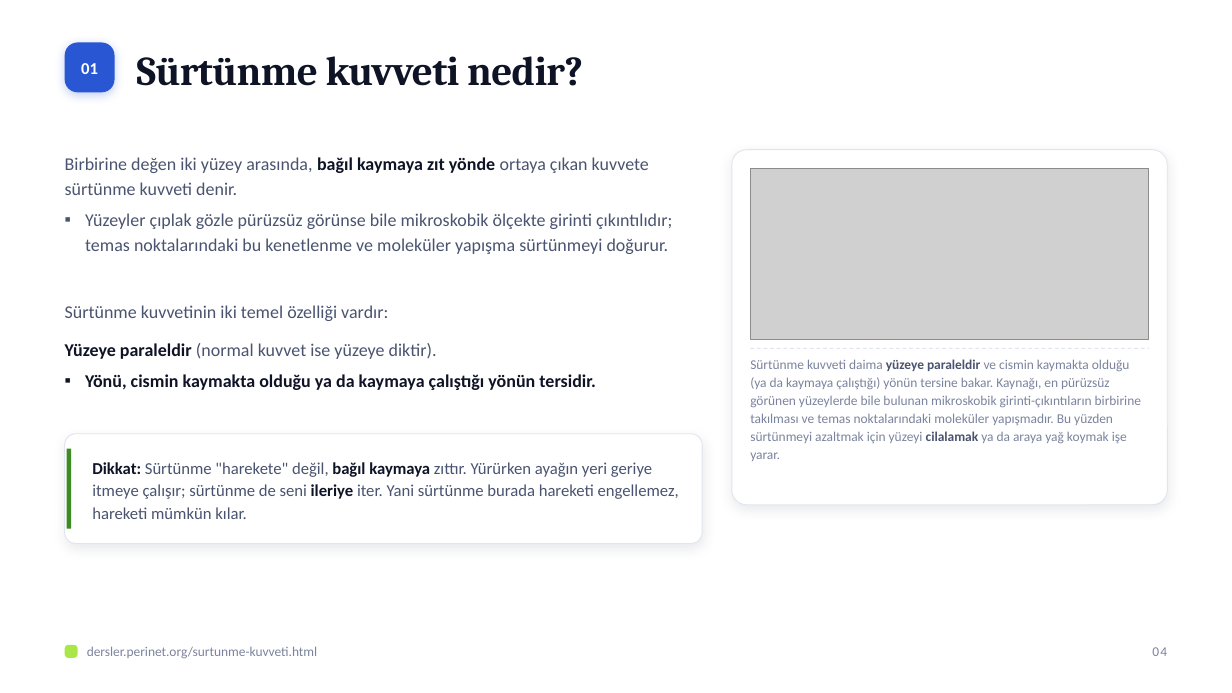
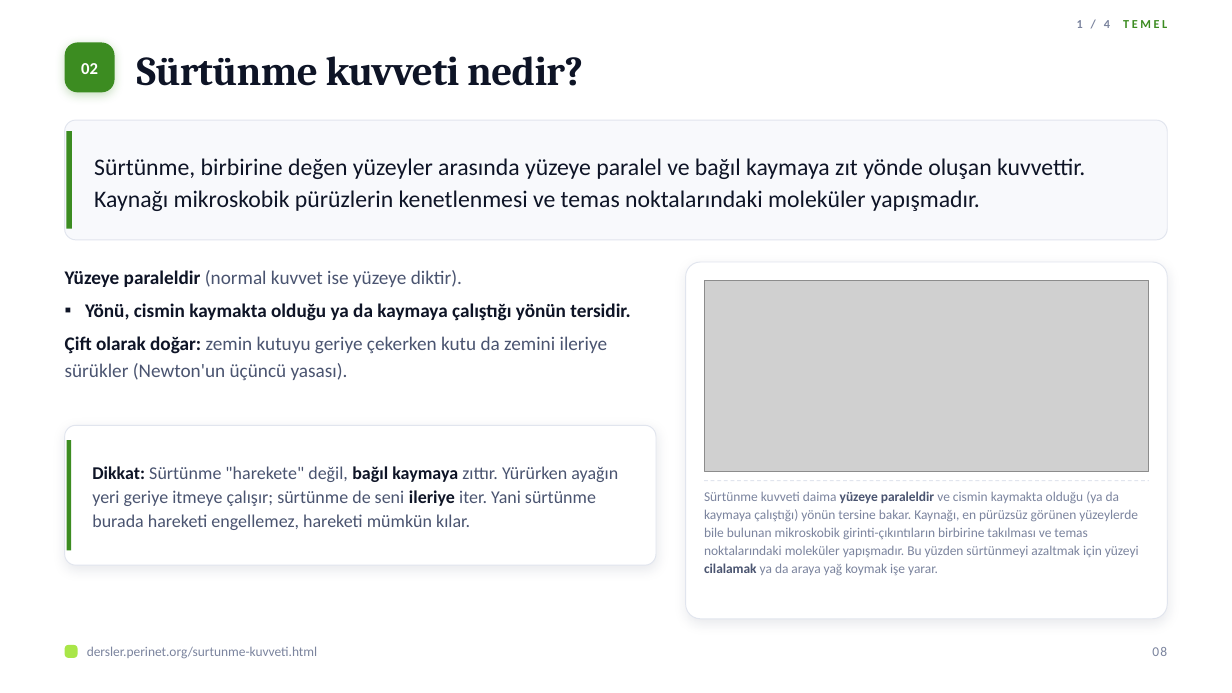
Before and after one commit to elestirmen/dersler, a slide deck: slide 8 of dist/sunum/surtunme-kuvveti.pptx (slide 4 before the commit). Drawn at 1232x693 pixels with LibreOffice and Linux fonts; fonts in the diff are those of the drawing; grey boxes stand for pictures. Boxes give left, top, right and bottom in pixels: in the first picture for what was removed or moved away, otherwise in the second. Text is boxed around its words. In the diff, an @@ line names an element or a change of style, - is before the commit and + after.

```diff
--- a/dist/sunum/surtunme-kuvveti.pptx
+++ b/dist/sunum/surtunme-kuvveti.pptx
@@ text added at [1077, 20, 1167, 28], 9.5 pt, text #3C8C21, bold @@
+1 / 4 TEMEL
@@ rounded rectangle at [65, 43, 115, 92]: fill #2957D4 to #3C8C21; shadow changed @@
@@ text at [81, 63, 98, 74]: text changed @@
-01
+02
@@ rounded rectangle added at [65, 120, 1167, 240], fill #F8F9FC, outline #E1E5EE 0.75 pt @@
@@ rectangle added at [67, 131, 72, 229], fill #3C8C21 @@
@@ text removed at [65, 157, 672, 254] @@
-▪ Birbirine değen iki yüzey arasında, bağıl kaymaya zıt yönde ortaya çıkan kuvvete sürtünme kuvveti denir.
-▪ Yüzeyler çıplak gözle pürüzsüz görünse bile mikroskobik ölçekte girinti çıkıntılıdır; temas noktalarındaki bu kenetlenme ve moleküler yapışma sürtünmeyi doğurur.
@@ text added at [94, 158, 1085, 211], 18.5 pt, text #0E1426 @@
+Sürtünme, birbirine değen yüzeyler arasında yüzeye paralel ve bağıl kaymaya zıt yönde oluşan kuvvettir. Kaynağı mikroskobik pürüzlerin kenetlenmesi ve temas noktalarındaki moleküler yapışmadır.
@@ picture removed at [750, 168, 1149, 339] @@
@@ text "Yüzeye paraleldir (normal kuvvet ise ...": place and size @@
-text "Yüzeye paraleldir (normal kuvvet ise ..." at [65, 343, 596, 390]
+text "Yüzeye paraleldir (normal kuvvet ise ..." at [65, 270, 630, 380]
@@ rounded rectangle at [686, 262, 1167, 619]: proportions changed @@
@@ rounded rectangle: place and size @@
-rounded rectangle at [732, 150, 1167, 505]
+rounded rectangle at [686, 262, 1167, 619]
@@ text at [65, 270, 630, 321]: size 14 to 15 pt in "Yüzeye paraleldir (normal kuvvet ise yüzeye diktir).", "Yönü, cismin kaymakta olduğu ya da kaymaya ..." @@
@@ picture added at [704, 281, 1149, 472] @@
@@ text removed at [65, 305, 388, 321] @@
-Sürtünme kuvvetinin iki temel özelliği vardır:
@@ text at [65, 336, 608, 380]: paragraph added @@
+▪ Çift olarak doğar: zemin kutuyu geriye çekerken kutu da zemini ileriye sürükler (Newton'un üçüncü yasası).
@@ rounded rectangle: place and size @@
-rounded rectangle at [65, 434, 702, 544]
+rounded rectangle at [65, 425, 656, 565]
@@ rounded rectangle at [65, 425, 656, 565]: proportions changed @@
@@ rectangle: place and size @@
-rectangle at [67, 449, 71, 530]
+rectangle at [67, 440, 71, 550]
@@ text "Dikkat: Sürtünme "harekete" değil, bağıl ..." at [92, 466, 618, 530]: size 13 to 14 pt @@
@@ text "Sürtünme kuvveti daima yüzeye paraleldir ..." rewrapped from [750, 359, 1141, 461] to [704, 491, 1139, 575] @@
@@ line moved from (750, 348) - (1149, 348) to (704, 481) - (1149, 481) @@
@@ text at [1152, 647, 1167, 656]: text changed @@
-04
+08
```
Also in this commit, not shown: 11 other slides changed, 32 slides added, 5 slides removed, 21 other files.
